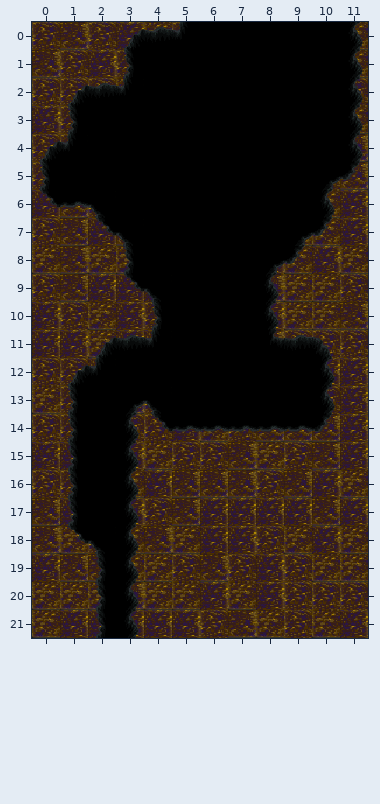
Two states of a Tiled map, assets/tiled/cave.tmx. This is how it looked before the edit.
Cells are 40x40 px. Shown: x 0..11, y 0..21.
And afterwards:
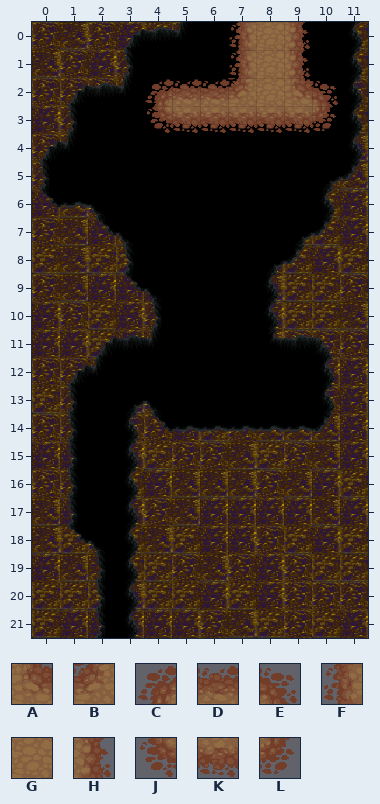
Key: from "frogger_atlas_01": A 207, B 208, C 231, D 232, E 233, F 256, G 257, H 258, J 281, K 282, L 283.
_ is an empty cell.
Tiles of an added or newly shown layer are drawn over the layers below it.
From old to new:
Layer "background2" (added):
y 0..1: x 7..9 ___ -> FGH
y 2: x 4..10 _______ -> CDDBGAE
y 3: x 4..10 _______ -> JKKKKKL
Boxes around the changes in both pictures, in picture pixels (x1, y1, x2, y2):
added: (145, 22, 338, 133)
